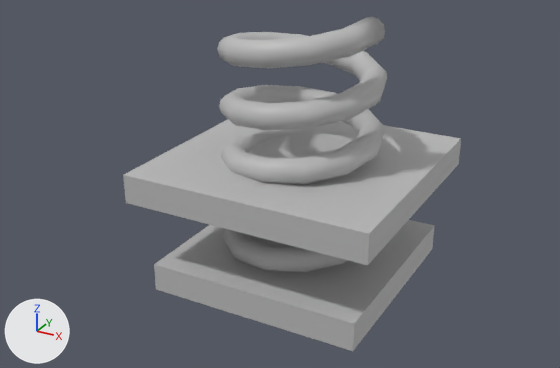
Two versions of the FBX model ThirdPersonRPG_Prototype/Assets/Models/Spring.fbx, one commit apart.
Before and after are seen from a 50 mm camera at (0.1318, -0.258, 0.1661) aimed at (-0.005, -0.0093, 0.0418). Arrows for +X, +Y and +Z are at lower left; the lights stay in place. Where no turn or scale is listed for an object, it has been applied to the vertices.

The scene before the commit, as lines of its bpy script (objects in view):
```python
me_mesh = bpy.data.meshes.new('Mesh')
me_mesh.from_pydata(...)  # a box spanning x -0.05..0.05, y -0.05..0.05, z 0.0..0.0117
me_mesh.materials.append(mat_lambert1)  # grey #bcbcbc
me_mesh_001 = bpy.data.meshes.new('Mesh.001')
me_mesh_001.from_pydata(...)  # a box spanning x -0.0437..0.0437, y -0.0437..0.0437, z 0.0..0.0117
me_mesh_001.materials.append(mat_lambert1)  # grey #bcbcbc
me_mesh_002 = bpy.data.meshes.new('Mesh.002')
me_mesh_002.from_pydata(...)  # 732 vertices, 722 faces; spans x -0.0325..0.0325, y -0.0325..0.0325, z 0.0012..0.1099
me_mesh_002.materials.append(mat_lambert1)  # grey #bcbcbc
ob_bottomplank = bpy.data.objects.new('BottomPlank', me_mesh_001)
ob_bottomplank.location = (0.0, 0.0, 0.0)
ob_spring2 = bpy.data.objects.new('Spring2', me_mesh_002)
ob_spring2.location = (0.0, 0.0, 0.0)
ob_topplank = bpy.data.objects.new('TopPlank', me_mesh)
ob_topplank.location = (0.0, 0.0, 0.04)
```
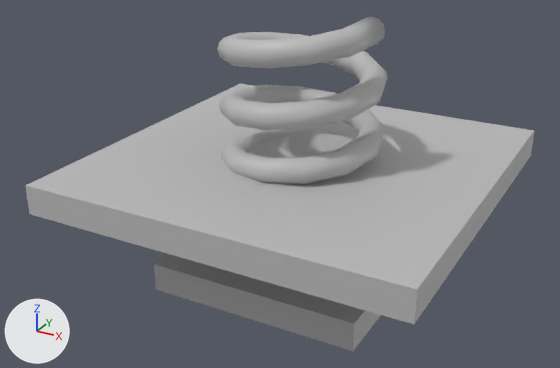
Boxes (x1, y1, x2, y2) around the edits, measured in the pictures (560 x 368 px):
'TopPlank', mesh rescaled, moved: before (123, 119, 461, 265); after (25, 84, 534, 324)

The change, as a diff of the scene's bpy script:
```diff
--- a/ThirdPersonRPG_Prototype/Assets/Models/Spring.fbx.py
+++ b/ThirdPersonRPG_Prototype/Assets/Models/Spring.fbx.py
@@ me_mesh @@
 me_mesh.from_pydata(...)  # 8 vertices, 6 faces; spans x -0.05..0.05, y -0.05..0.05, z 0.0..0.0117
 # used by ob_topplank; location = (0.0, 0.0, 0.04)
+# me_mesh part 1: the whole mesh is scaled about its middle by (1.5, 1.5, 1), then moved by (0.0, 0.0, -0.0102)
 me_mesh.materials.append(mat_lambert1)
@@ ob_topplank @@
 ob_topplank = bpy.data.objects.new('TopPlank', me_mesh)
-ob_topplank.location = (0.0, 0.0, 0.04)
+ob_topplank.location = (0.0, 0.0, 0.0502)
```
